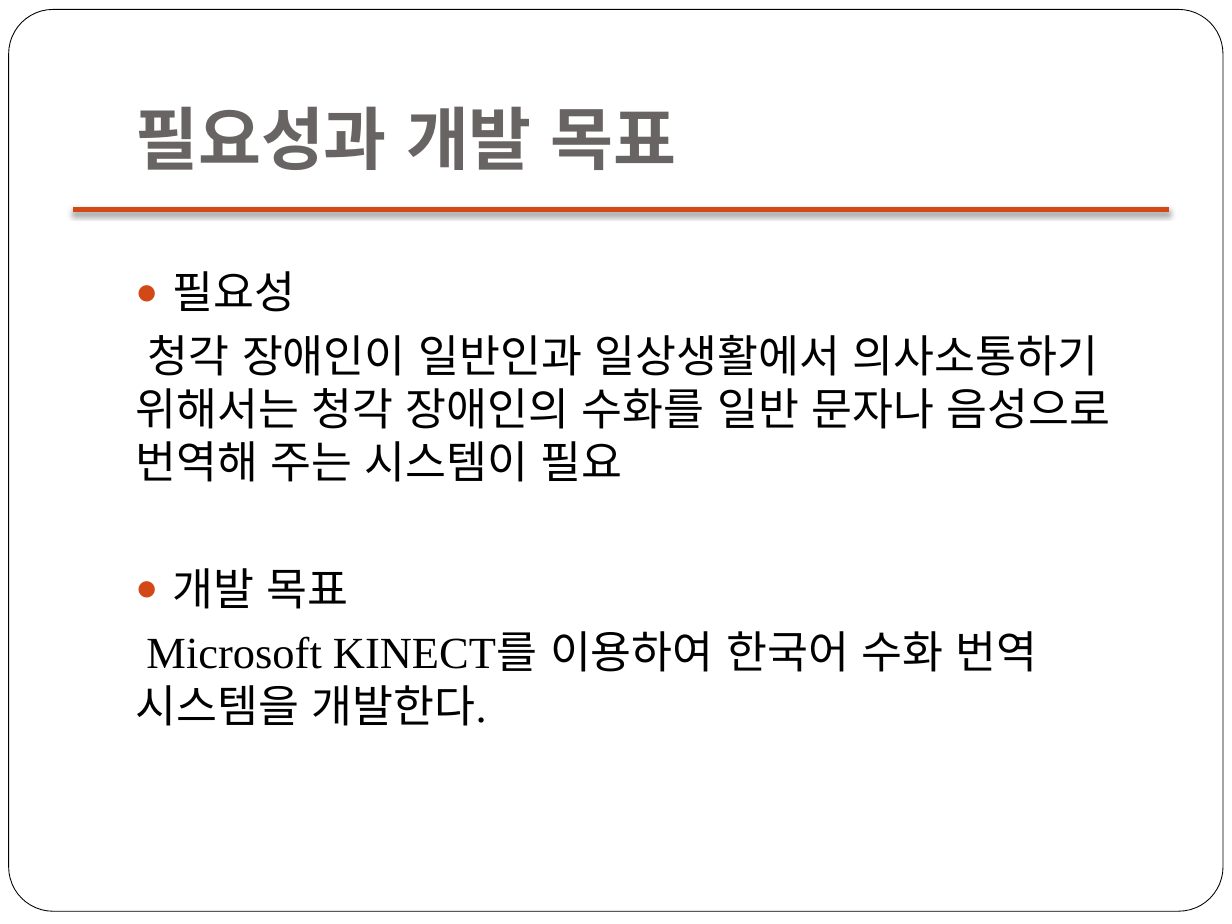
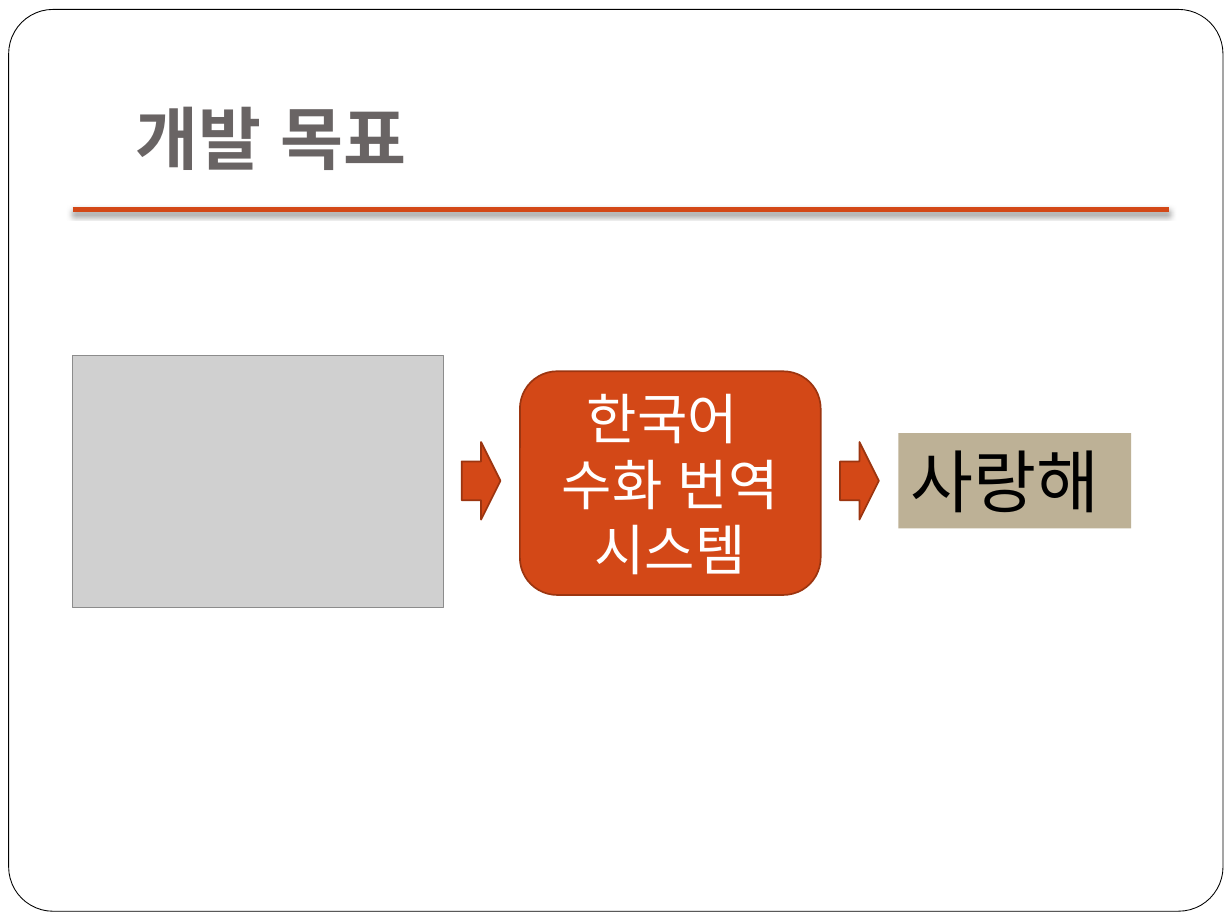
Before and after one commit to 0792004/kinectHR, a slide deck: slide 3 of doc/DSLR Proposal.pptx (slide 2 before the commit). Drawn at 1232x924 pixels with LibreOffice and Linux fonts; fonts in the diff are those of the drawing; grey boxes stand for pictures. Boxes give left, top, right and bottom in pixels: in the first picture for what was removed or moved away, otherwise in the second. Text is boxed around its words. In the diff, an @@ line names an element or a change of style, - is before the commit and + after.

```diff
--- a/doc/DSLR Proposal.pptx
+++ b/doc/DSLR Proposal.pptx
@@ title at <box>135,106,406,170</box>: text changed @@
-필요성과 개발 목표
+개발 목표
@@ text removed at <box>135,271,1111,726</box> @@
-● 필요성
-청각 장애인이 일반인과 일상생활에서 의사소통하기 위해서는 청각 장애인의 수화를 일반 문자나 음성으로 번역해 주는 시스템이 필요
-● 개발 목표
-Microsoft KINECT를 이용하여 한국어 수화 번역 시스템을 개발한다.
@@ picture added at <box>73,355,444,607</box> @@
@@ rounded rectangle added at <box>520,371,821,595</box>, fill #D34817, outline #9C3511 1 pt, 32 pt, text #FFFFFF @@
+한국어
+수화 번역 시스템
@@ right arrow added at <box>462,442,500,520</box>, fill #D34817, outline #9C3511 1 pt @@
@@ right arrow added at <box>840,442,878,520</box>, fill #D34817, outline #9C3511 1 pt @@
@@ rectangle added at <box>898,434,1131,529</box>, fill #BDB196, 40 pt, text #000000 @@
+사랑해
```
Also in this commit, not shown: 1 other slide changed, 1 slide added.
